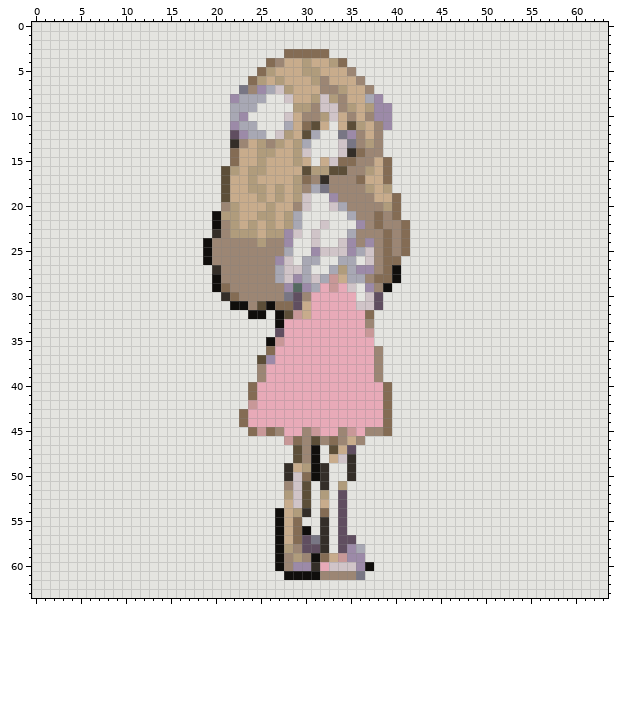
Two versions of one pixel-art sprite, graphics/trainers/front_pics/caitlin_front_pic.png. Above, as it was before the edit.
The file is 64x64 pixels.
The same view after the edit:
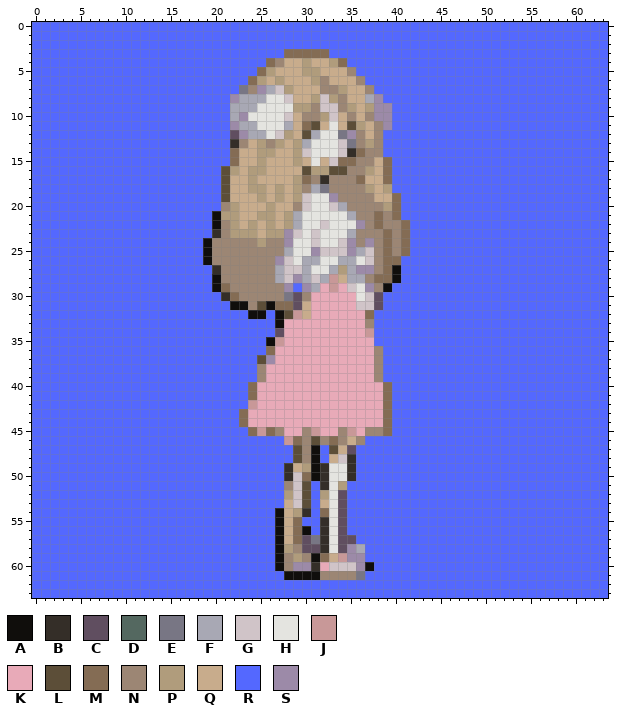
Palette (. is transparent): A #100e0c  B #342e28  C #604e60  D #546860  E #787684  F #a8a8b4  G #d0c4c8  H #e4e4e0  J #c89898  K #e8aab8  L #5c4e38  M #846c54  N #9c8674  P #b09c7c  Q #c8ac8c  R #5468ff  S #9c8aa8
Edits made:
Changed rows in their new state; - is an unchanged pixel.
first column x 0:
 0 RRRRRRRRRRRRRRRRRRRRRRRRRRRRRRRRRRRRRRRRRRRRRRRRRRRRRRRRRRRRRRRR
 1 RRRRRRRRRRRRRRRRRRRRRRRRRRRRRRRRRRRRRRRRRRRRRRRRRRRRRRRRRRRRRRRR
 2 RRRRRRRRRRRRRRRRRRRRRRRRRRRRRRRRRRRRRRRRRRRRRRRRRRRRRRRRRRRRRRRR
 3 RRRRRRRRRRRRRRRRRRRRRRRRRRRR-----RRRRRRRRRRRRRRRRRRRRRRRRRRRRRRR
 4 RRRRRRRRRRRRRRRRRRRRRRRRRR---------RRRRRRRRRRRRRRRRRRRRRRRRRRRRR
 5 RRRRRRRRRRRRRRRRRRRRRRRRR-----------RRRRRRRRRRRRRRRRRRRRRRRRRRRR
 6 RRRRRRRRRRRRRRRRRRRRRRRR-------------RRRRRRRRRRRRRRRRRRRRRRRRRRR
 7 RRRRRRRRRRRRRRRRRRRRRRR---------------RRRRRRRRRRRRRRRRRRRRRRRRRR
 8 RRRRRRRRRRRRRRRRRRRRRR-----------------RRRRRRRRRRRRRRRRRRRRRRRRR
 9 RRRRRRRRRRRRRRRRRRRRRR------------------RRRRRRRRRRRRRRRRRRRRRRRR
10 RRRRRRRRRRRRRRRRRRRRRR------------------RRRRRRRRRRRRRRRRRRRRRRRR
11 RRRRRRRRRRRRRRRRRRRRRR------------------RRRRRRRRRRRRRRRRRRRRRRRR
12 RRRRRRRRRRRRRRRRRRRRRR-----------------RRRRRRRRRRRRRRRRRRRRRRRRR
13 RRRRRRRRRRRRRRRRRRRRRR-----------------RRRRRRRRRRRRRRRRRRRRRRRRR
14 RRRRRRRRRRRRRRRRRRRRRR-----------------RRRRRRRRRRRRRRRRRRRRRRRRR
15 RRRRRRRRRRRRRRRRRRRRRR------------------RRRRRRRRRRRRRRRRRRRRRRRR
16 RRRRRRRRRRRRRRRRRRRRR-------------------RRRRRRRRRRRRRRRRRRRRRRRR
17 RRRRRRRRRRRRRRRRRRRRR-------------------RRRRRRRRRRRRRRRRRRRRRRRR
18 RRRRRRRRRRRRRRRRRRRRR-------------------RRRRRRRRRRRRRRRRRRRRRRRR
19 RRRRRRRRRRRRRRRRRRRRR--------------------RRRRRRRRRRRRRRRRRRRRRRR
20 RRRRRRRRRRRRRRRRRRRRR--------------------RRRRRRRRRRRRRRRRRRRRRRR
21 RRRRRRRRRRRRRRRRRRRR---------------------RRRRRRRRRRRRRRRRRRRRRRR
22 RRRRRRRRRRRRRRRRRRRR----------------------RRRRRRRRRRRRRRRRRRRRRR
23 RRRRRRRRRRRRRRRRRRRR----------------------RRRRRRRRRRRRRRRRRRRRRR
24 RRRRRRRRRRRRRRRRRRR-----------------------RRRRRRRRRRRRRRRRRRRRRR
25 RRRRRRRRRRRRRRRRRRR-----------------------RRRRRRRRRRRRRRRRRRRRRR
26 RRRRRRRRRRRRRRRRRRR----------------------RRRRRRRRRRRRRRRRRRRRRRR
27 RRRRRRRRRRRRRRRRRRRR---------------------RRRRRRRRRRRRRRRRRRRRRRR
28 RRRRRRRRRRRRRRRRRRRR---------------------RRRRRRRRRRRRRRRRRRRRRRR
29 RRRRRRRRRRRRRRRRRRRR---------R----------RRRRRRRRRRRRRRRRRRRRRRRR
30 RRRRRRRRRRRRRRRRRRRRR------------------RRRRRRRRRRRRRRRRRRRRRRRRR
31 RRRRRRRRRRRRRRRRRRRRRR-----------------RRRRRRRRRRRRRRRRRRRRRRRRR
32 RRRRRRRRRRRRRRRRRRRRRRRR--R-----------RRRRRRRRRRRRRRRRRRRRRRRRRR
33 RRRRRRRRRRRRRRRRRRRRRRRRRRR-----------RRRRRRRRRRRRRRRRRRRRRRRRRR
34 RRRRRRRRRRRRRRRRRRRRRRRRRRR-----------RRRRRRRRRRRRRRRRRRRRRRRRRR
35 RRRRRRRRRRRRRRRRRRRRRRRRRR------------RRRRRRRRRRRRRRRRRRRRRRRRRR
36 RRRRRRRRRRRRRRRRRRRRRRRRRR-------------RRRRRRRRRRRRRRRRRRRRRRRRR
37 RRRRRRRRRRRRRRRRRRRRRRRRR--------------RRRRRRRRRRRRRRRRRRRRRRRRR
38 RRRRRRRRRRRRRRRRRRRRRRRRR--------------RRRRRRRRRRRRRRRRRRRRRRRRR
39 RRRRRRRRRRRRRRRRRRRRRRRRR--------------RRRRRRRRRRRRRRRRRRRRRRRRR
40 RRRRRRRRRRRRRRRRRRRRRRRR----------------RRRRRRRRRRRRRRRRRRRRRRRR
41 RRRRRRRRRRRRRRRRRRRRRRRR----------------RRRRRRRRRRRRRRRRRRRRRRRR
42 RRRRRRRRRRRRRRRRRRRRRRRR----------------RRRRRRRRRRRRRRRRRRRRRRRR
43 RRRRRRRRRRRRRRRRRRRRRRR-----------------RRRRRRRRRRRRRRRRRRRRRRRR
44 RRRRRRRRRRRRRRRRRRRRRRR-----------------RRRRRRRRRRRRRRRRRRRRRRRR
45 RRRRRRRRRRRRRRRRRRRRRRRR----------------RRRRRRRRRRRRRRRRRRRRRRRR
46 RRRRRRRRRRRRRRRRRRRRRRRRRRRR---------RRRRRRRRRRRRRRRRRRRRRRRRRRR
47 RRRRRRRRRRRRRRRRRRRRRRRRRRRRR---R---RRRRRRRRRRRRRRRRRRRRRRRRRRRR
48 RRRRRRRRRRRRRRRRRRRRRRRRRRRRR---R---RRRRRRRRRRRRRRRRRRRRRRRRRRRR
49 RRRRRRRRRRRRRRRRRRRRRRRRRRRR--------RRRRRRRRRRRRRRRRRRRRRRRRRRRR
50 RRRRRRRRRRRRRRRRRRRRRRRRRRRR--------RRRRRRRRRRRRRRRRRRRRRRRRRRRR
51 RRRRRRRRRRRRRRRRRRRRRRRRRRRR---R---RRRRRRRRRRRRRRRRRRRRRRRRRRRRR
52 RRRRRRRRRRRRRRRRRRRRRRRRRRRR---R---RRRRRRRRRRRRRRRRRRRRRRRRRRRRR
53 RRRRRRRRRRRRRRRRRRRRRRRRRRRR---R---RRRRRRRRRRRRRRRRRRRRRRRRRRRRR
54 RRRRRRRRRRRRRRRRRRRRRRRRRRR----R---RRRRRRRRRRRRRRRRRRRRRRRRRRRRR
55 RRRRRRRRRRRRRRRRRRRRRRRRRRR---RR---RRRRRRRRRRRRRRRRRRRRRRRRRRRRR
56 RRRRRRRRRRRRRRRRRRRRRRRRRRR----R---RRRRRRRRRRRRRRRRRRRRRRRRRRRRR
57 RRRRRRRRRRRRRRRRRRRRRRRRRRR---------RRRRRRRRRRRRRRRRRRRRRRRRRRRR
58 RRRRRRRRRRRRRRRRRRRRRRRRRRR----------RRRRRRRRRRRRRRRRRRRRRRRRRRR
59 RRRRRRRRRRRRRRRRRRRRRRRRRRR----------RRRRRRRRRRRRRRRRRRRRRRRRRRR
60 RRRRRRRRRRRRRRRRRRRRRRRRRRR-----------RRRRRRRRRRRRRRRRRRRRRRRRRR
61 RRRRRRRRRRRRRRRRRRRRRRRRRRRR---------RRRRRRRRRRRRRRRRRRRRRRRRRRR
62 RRRRRRRRRRRRRRRRRRRRRRRRRRRRRRRRRRRRRRRRRRRRRRRRRRRRRRRRRRRRRRRR
63 RRRRRRRRRRRRRRRRRRRRRRRRRRRRRRRRRRRRRRRRRRRRRRRRRRRRRRRRRRRRRRRR
Where, in picture pixels (left, top, right, bottom), the same in both pictures:
changed: (32, 22, 608, 598)
